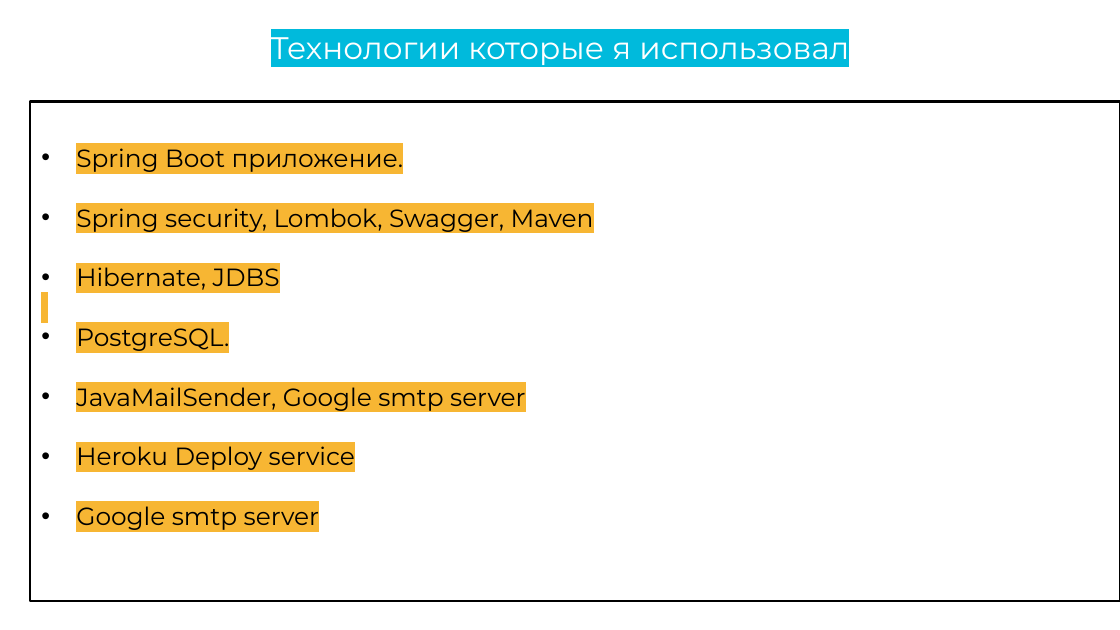
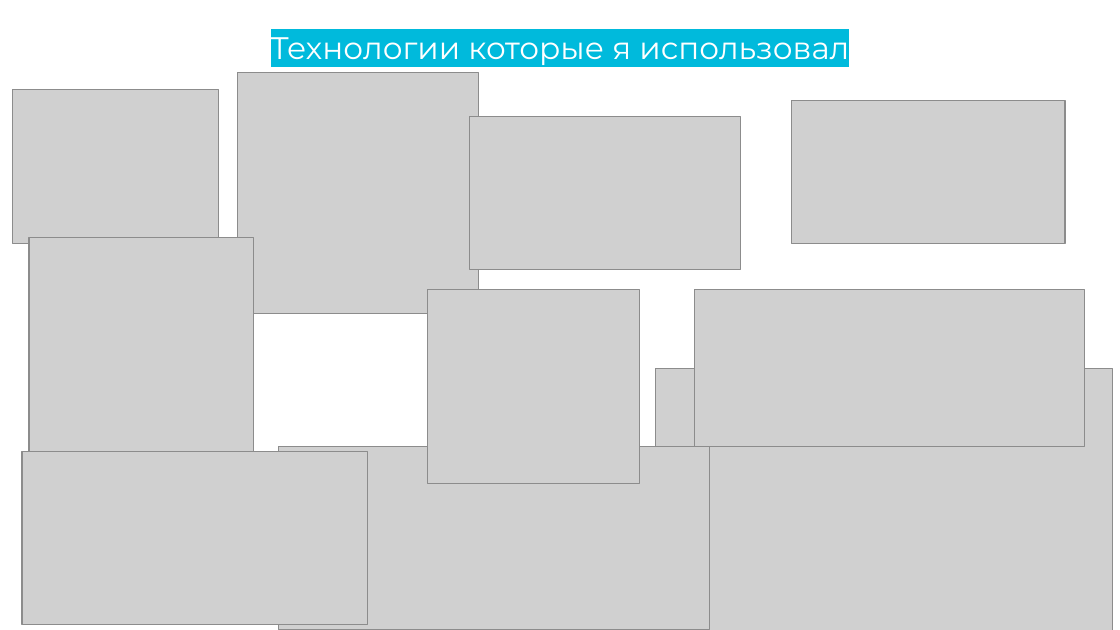
Before and after one commit to AlexanderSolodyankin/MyProject, a slide deck: slide 7 of Презинтация/Driver Room презентаций W21.pptx (slide 8 before the commit). Drawn at 1120x630 pixels with LibreOffice and Linux fonts; fonts in the diff are those of the drawing; grey boxes stand for pictures. Boxes give left, top, right and bottom in pixels: in the first picture for what was removed or moved away, otherwise in the second. Text is boxed around its words. In the diff, an @@ line names an element or a change of style, - is before the commit and + after.

```diff
--- a/Презинтация/Driver Room презентаций W21.pptx
+++ b/Презинтация/Driver Room презентаций W21.pptx
@@ picture added at [237, 73, 478, 314] @@
@@ picture added at [12, 90, 218, 244] @@
@@ rectangle removed at [30, 102, 1120, 601] @@
-• Spring Boot приложение.
-• Spring security, Lombok, Swagger, Maven
-• Hibernate, JDBS
-• PostgreSQL.
-• JavaMailSender, Google smtp server
-• Heroku Deploy service
-• Google smtp server
@@ picture added at [469, 116, 740, 269] @@
@@ picture added at [792, 101, 1065, 244] @@
@@ picture added at [29, 237, 253, 461] @@
@@ picture added at [427, 290, 638, 484] @@
@@ picture added at [694, 290, 1084, 447] @@
@@ picture added at [655, 368, 1112, 630] @@
@@ picture added at [278, 447, 709, 630] @@
@@ picture added at [22, 452, 368, 625] @@
```
Also in this commit, not shown: 5 other slides changed, 2 slides added, 1 slide removed, 12 other files.
